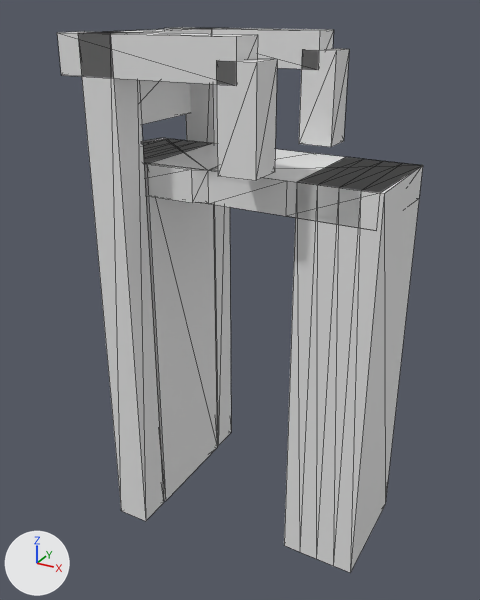
Two versions of the glTF model models/boskoop/boskoop-brug-3794f41a-26/boskoop-brug-3794f41a-26.glb, one commit apart.
The view is the same before and after, from a 50 mm camera at (7.76, -14.59, 3.71) aimed at (-0.16, -0.19, -3.49). Arrows for +X, +Y and +Z are at lower left; the lights stay in place. The picture after the commit comes second. Mesh edges are drawn as thin lines.

Before the edit, the objects in view are built like this:
```python
ob_building_balans = bpy.data.objects.new('building:balans', me_balans)
ob_building_balans.location = (0.0, 0.0, 0.0)
ob_building_balans_2 = bpy.data.objects.new('building:balans 2', me_balans_2)
ob_building_balans_2.location = (0.0, 0.0, 0.0)
ob_building_contragewicht = bpy.data.objects.new('building:contragewicht', me_contragewicht)
ob_building_contragewicht.location = (0.0, 0.0, 0.0)
ob_building_hamei = bpy.data.objects.new('building:hamei', me_hamei)
ob_building_hamei.location = (0.0, 0.0, 0.0)
ob_building_hamei_2 = bpy.data.objects.new('building:hamei 2', me_hamei_2)
ob_building_hamei_2.location = (0.0, 0.0, 0.0)
ob_building_hangstang = bpy.data.objects.new('building:hangstang', me_hangstang)
ob_building_hangstang.location = (0.0, 0.0, 0.0)
ob_building_hangstang_2 = bpy.data.objects.new('building:hangstang 2', me_hangstang_2)
ob_building_hangstang_2.location = (0.0, 0.0, 0.0)
ob_building_portaal = bpy.data.objects.new('building:portaal', me_portaal)
ob_building_portaal.location = (0.0, 0.0, 0.0)
ob_road_landhoofd__aangenomen = bpy.data.objects.new('road:landhoofd (aangenomen)', me_landhoofd__aangenomen)
ob_road_landhoofd__aangenomen.location = (0.0, 0.0, 0.0)
# also in view: 'road:landhoofd (aangenomen) 2' at (2.95, -0.01, -4.87); 'road:dek' at (0.0, 0.0, -0.15)
```
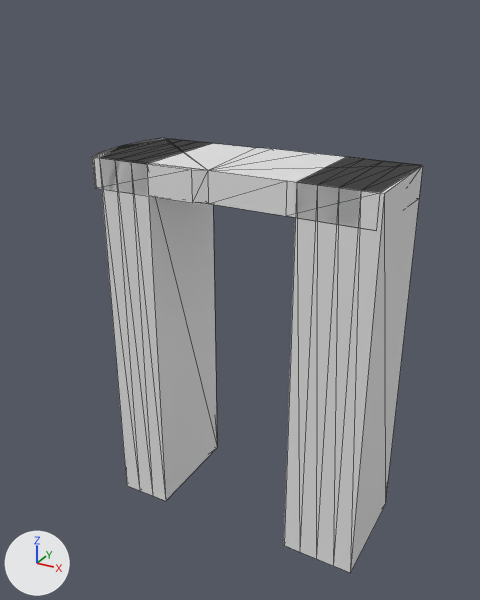
Boxes (x1, y1, x2, y2) around the edits, measured in the pictures (480 x 600 px):
'building:hamei 2', deleted: before (78, 32, 164, 521)
'building:balans 2', deleted: before (57, 31, 258, 85)
'building:hangstang 2', deleted: before (216, 59, 277, 181)
'building:hamei', deleted: before (186, 28, 231, 446)
'building:hangstang', deleted: before (299, 49, 349, 147)
'building:balans', deleted: before (164, 27, 333, 70)
'building:contragewicht', deleted: before (139, 80, 191, 124)
'building:portaal', deleted: before (94, 28, 218, 34)

Patch to the scene script:
```diff
--- a/models/boskoop/boskoop-brug-3794f41a-26/boskoop-brug-3794f41a-26.glb.py
+++ b/models/boskoop/boskoop-brug-3794f41a-26/boskoop-brug-3794f41a-26.glb.py
@@ ob_building_hamei @@
-ob_building_hamei = bpy.data.objects.new('building:hamei', me_hamei)
-ob_building_hamei.location = (0.0, 0.0, 0.0)
@@ ob_building_hamei_2 @@
-ob_building_hamei_2 = bpy.data.objects.new('building:hamei 2', me_hamei_2)
-ob_building_hamei_2.location = (0.0, 0.0, 0.0)
@@ ob_building_portaal @@
-ob_building_portaal = bpy.data.objects.new('building:portaal', me_portaal)
-ob_building_portaal.location = (0.0, 0.0, 0.0)
@@ ob_building_balans @@
-ob_building_balans = bpy.data.objects.new('building:balans', me_balans)
-ob_building_balans.location = (0.0, 0.0, 0.0)
@@ ob_building_hangstang @@
-ob_building_hangstang = bpy.data.objects.new('building:hangstang', me_hangstang)
-ob_building_hangstang.location = (0.0, 0.0, 0.0)
@@ ob_building_balans_2 @@
-ob_building_balans_2 = bpy.data.objects.new('building:balans 2', me_balans_2)
-ob_building_balans_2.location = (0.0, 0.0, 0.0)
@@ ob_building_hangstang_2 @@
-ob_building_hangstang_2 = bpy.data.objects.new('building:hangstang 2', me_hangstang_2)
-ob_building_hangstang_2.location = (0.0, 0.0, 0.0)
@@ ob_building_contragewicht @@
-ob_building_contragewicht = bpy.data.objects.new('building:contragewicht', me_contragewicht)
-ob_building_contragewicht.location = (0.0, 0.0, 0.0)
```
